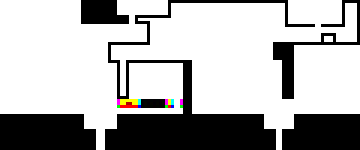
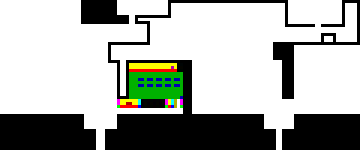
Layers edited between the first and the second 360x150 image:
added layer "closet.png #4" above "Background" over [177, 63, 183, 72]
painted on "Background" over [129, 63, 183, 108]
